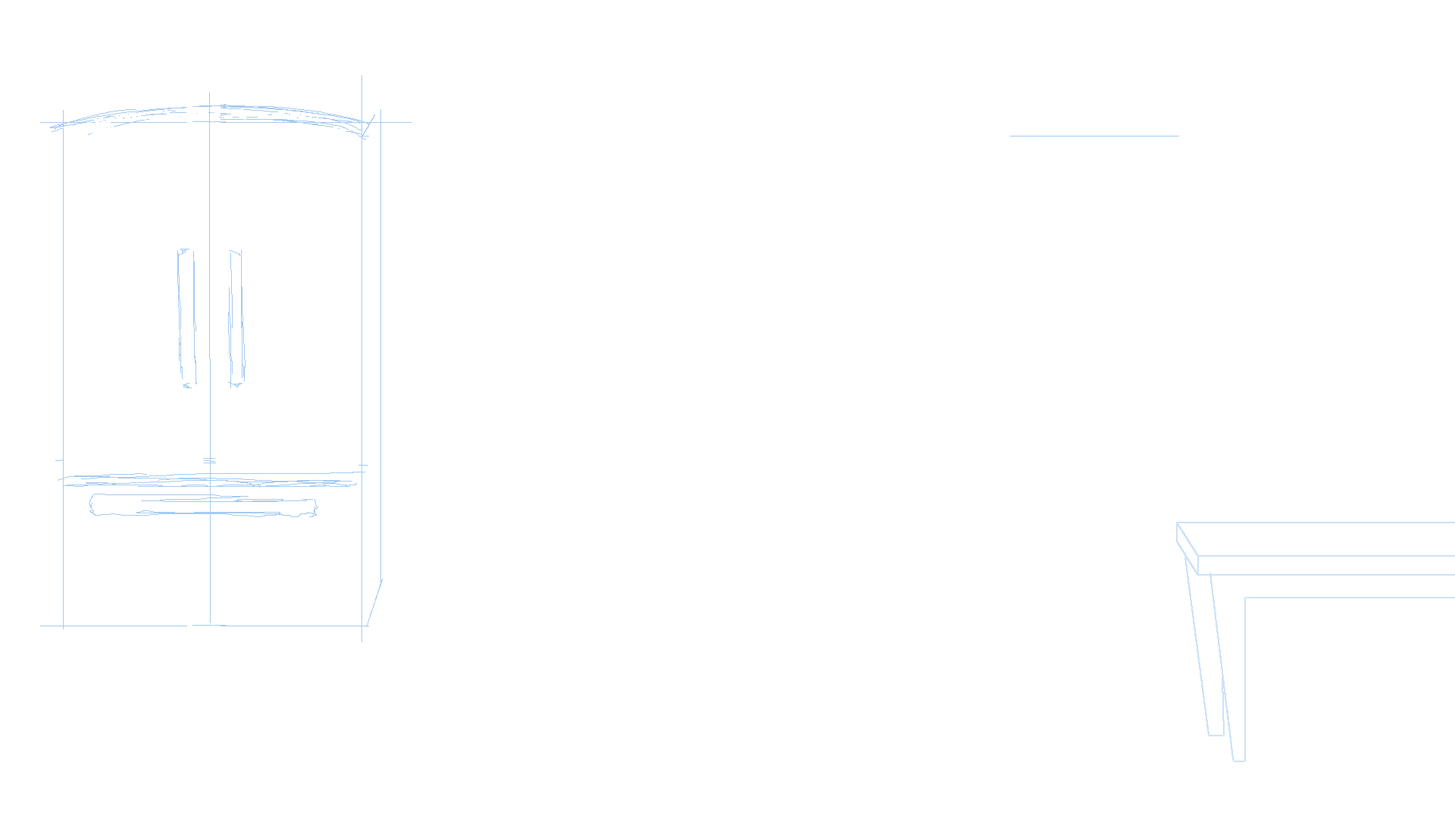
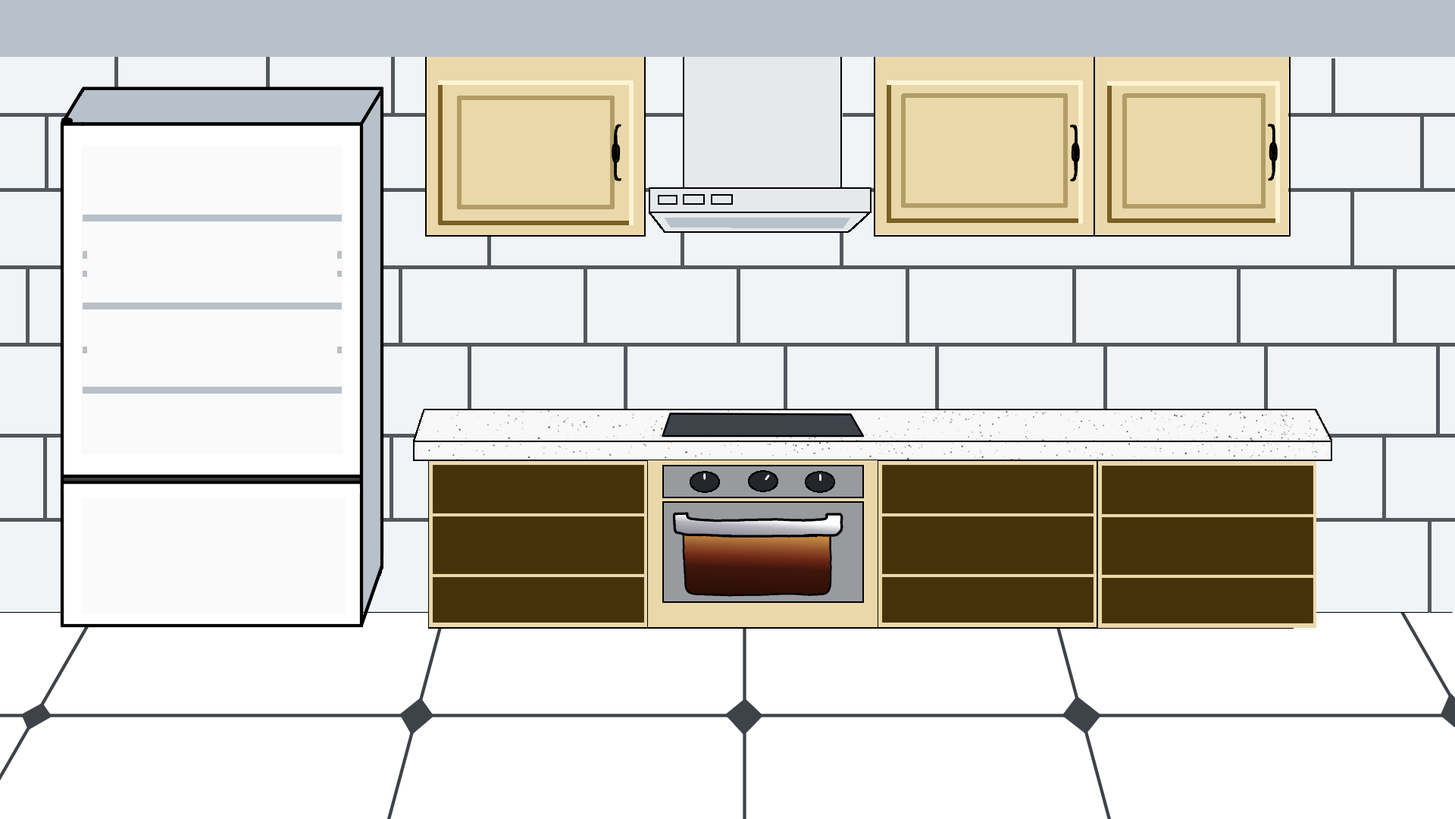
The second 1455px x 819px image is a revision of the first. Changes to its layers:
showed group "Sprite" (49 layers) over <box>0,0,1455,819</box>
added group "Refrigerator" with 14 layers in group "Sprite" over <box>0,0,1455,819</box>
added layer "Base" (5th of 10, in "Sprite" › "Refrigerator") in group "Refrigerator" over <box>0,0,1455,819</box>
"Ceiling": opacity 27% → 100%, moved it above "Upper", painted on it over <box>0,0,1455,819</box>
added group "Upper" with 9 layers in group "Sprite" over <box>0,0,1455,819</box>
added group "Hood" (1st of 2, in "Sprite" › "Upper") with 2 layers in group "Upper" over <box>0,0,1455,819</box>
added layer "Base" (6th of 10, in "Sprite" › "Upper" › "Hood") in group "Hood" over <box>0,0,1455,819</box>
added group "Cabinets" (2nd of 4, in "Sprite" › "Upper") with 5 layers in group "Upper" over <box>0,0,1455,819</box>
added layer "Base" (7th of 10, in "Sprite" › "Upper" › "Cabinets") in group "Cabinets" over <box>0,0,1455,819</box>
painted on "Base" (8th of 10, in "Sprite" › "Lower" › "Range") over <box>0,0,1455,819</box>
painted on "Base" (9th of 10, in "Sprite" › "Lower" › "Oven") over <box>0,0,1455,819</box>
painted on "BG" over <box>0,0,1455,819</box>
painted on "Base Color" (1st of 2, in "Sprite" › "Lower" › "Counter") over <box>0,0,1455,819</box>
added layer "Cabinets" (3rd of 4, in "Sprite" › "Lower") in group "Lower" over <box>0,0,1455,819</box>
painted on "Linework" (11th of 12, in "Sprite" › "Backsplash") over <box>0,0,1455,631</box>
painted on "Base Color" (2nd of 2, in "Sprite" › "Backsplash") over <box>0,0,1455,819</box>
moved "Floor" (1st of 2, in "Sprite") below "Backsplash" over <box>0,0,1455,819</box>
painted on "Base" (10th of 10, in "Sprite" › "Floor") over <box>0,0,1455,819</box>
hid group "Sketch" (12 layers) over <box>0,0,1455,819</box>
painted on "Fridge" over <box>0,0,1213,680</box>
…and 11 more changes (3 added, 8 painted, 3 stack)
